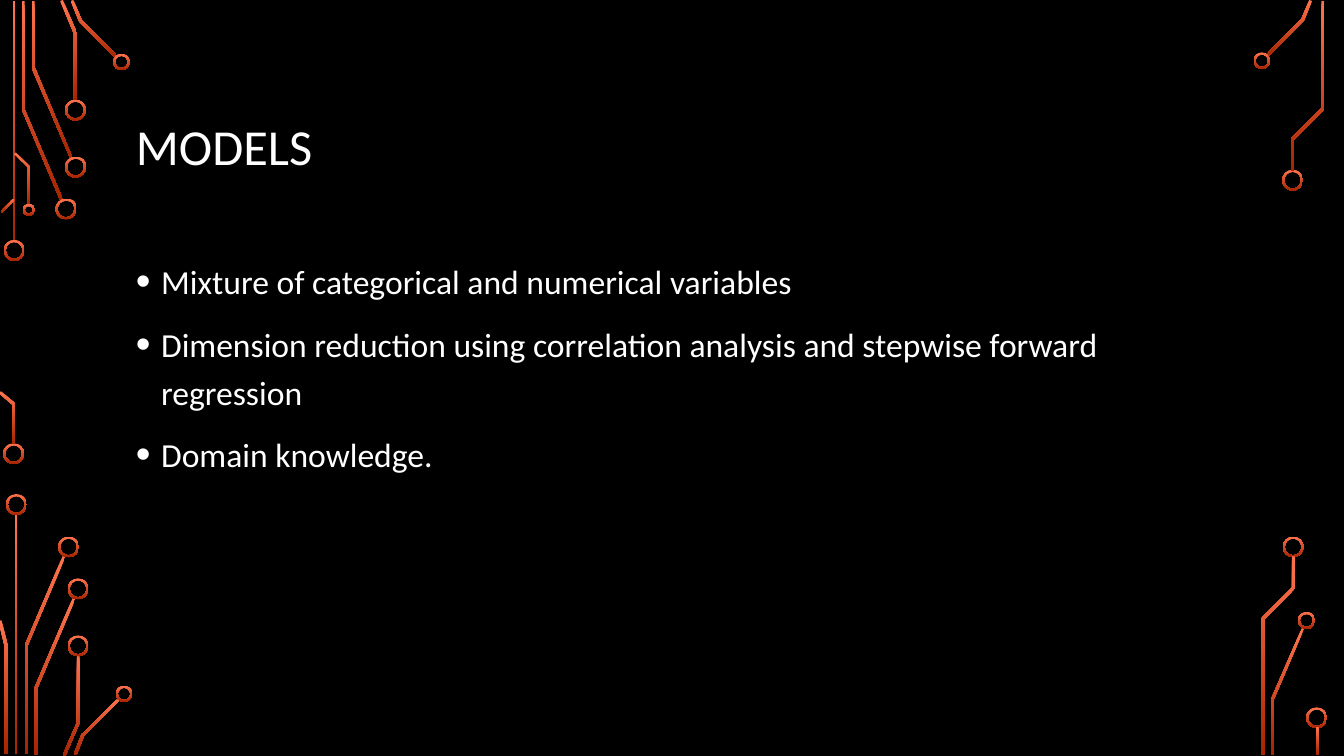
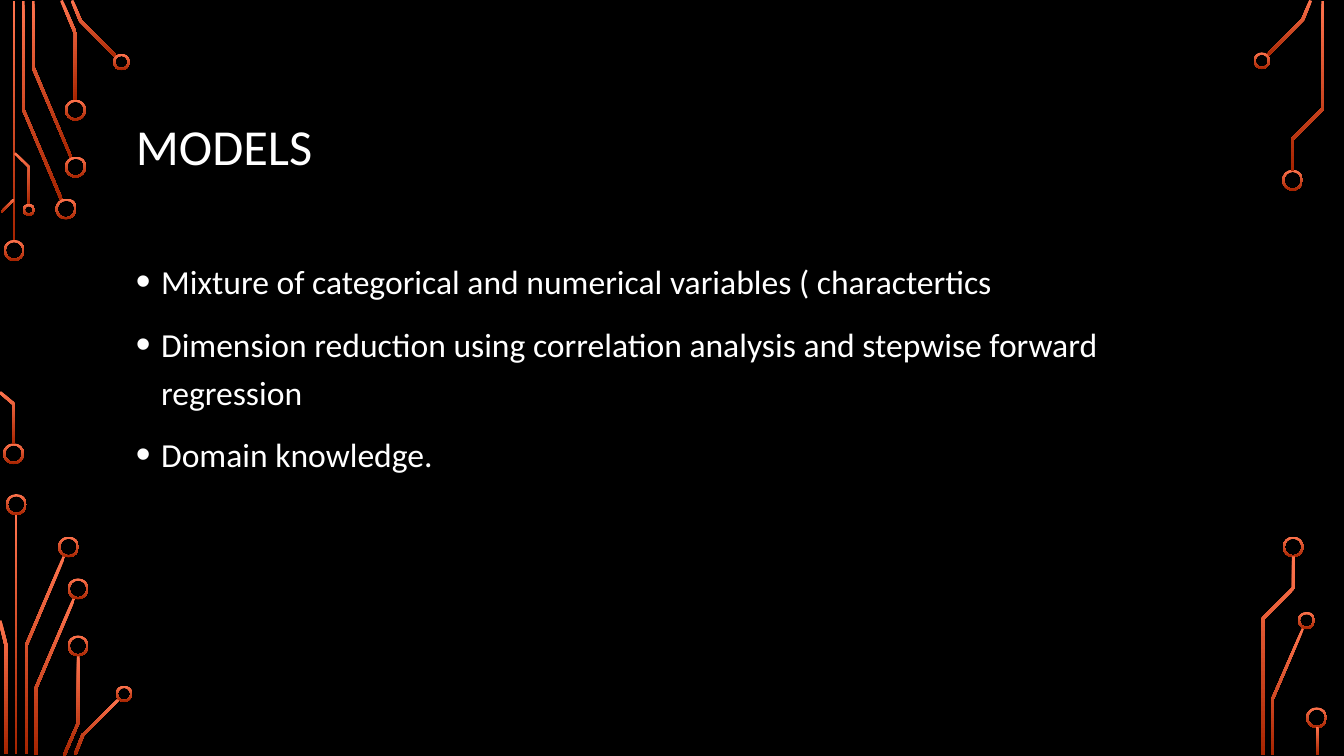
Before and after one commit to karimkhamwani/data-mining, a slide deck: slide 7 of Caravan.pptx. Drawn at 1344x756 pixels with LibreOffice and Linux fonts; fonts in the diff are those of the drawing; background and template pictures are left out. Boxes give left, top, right and bottom in pixels: in the first picture for what was removed or moved away, otherwise in the second. Text is boxed around its words. In the diff, an @@ line names an element or a change of style, - is before the commit and + after.

```diff
--- a/Caravan.pptx
+++ b/Caravan.pptx
@@ text at <box>161,270,992,300</box>: text changed @@
-• Mixture of categorical and numerical variables
+• Mixture of categorical and numerical variables ( charactertics
```
Also in this commit, not shown: 1 other slide changed.
